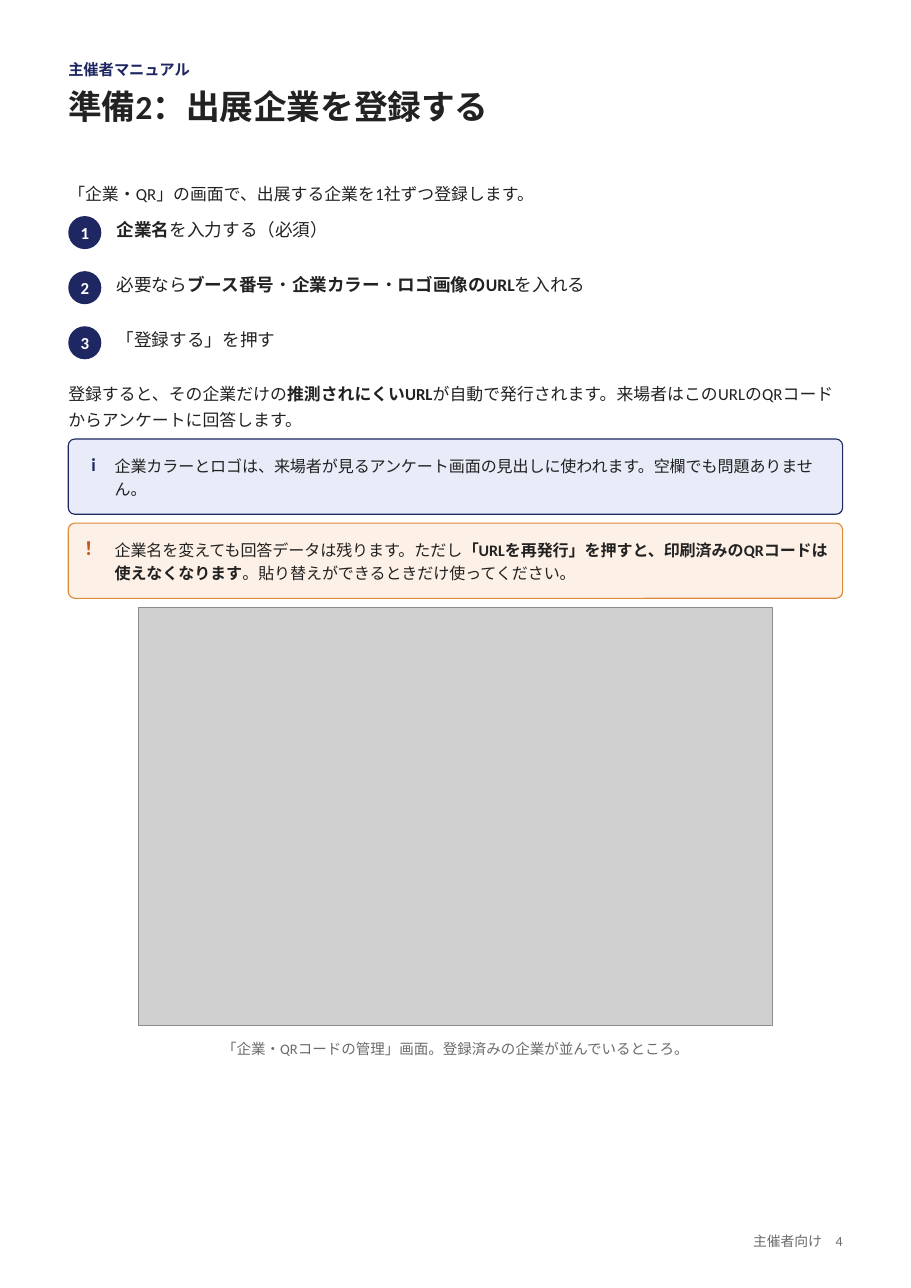
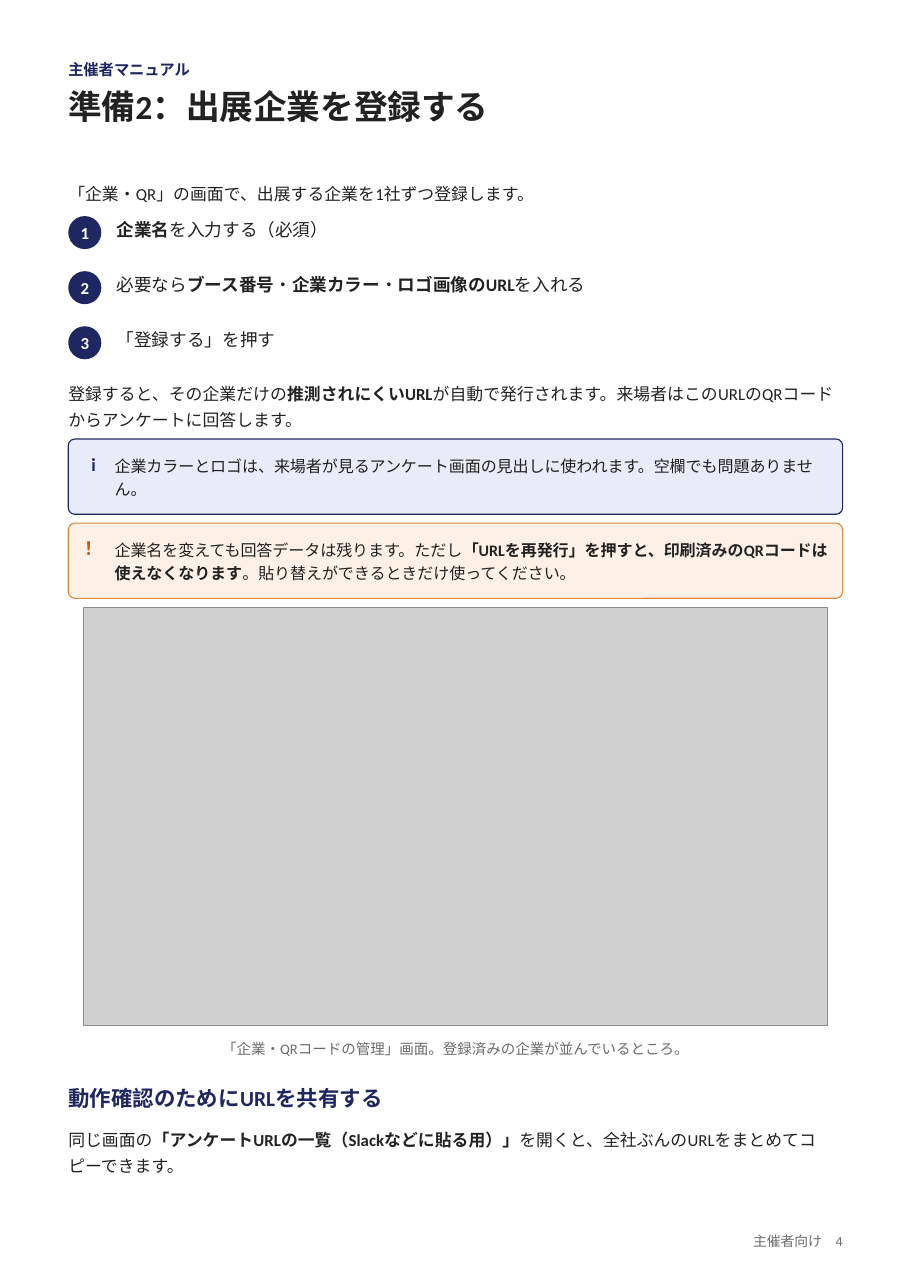
Before and after one commit to nisplus/enque, a slide deck: slide 4 of docs/manual-organizer.pptx. Drawn at 911x1288 pixels with LibreOffice and Linux fonts; fonts in the diff are those of the drawing; grey boxes stand for pictures. Boxes give left, top, right and bottom in pixels: in the first picture for what was removed or moved away, otherwise in the second. Text is boxed around its words. In the diff, an @@ line names an element or a change of style, - is before the commit and + after.

```diff
--- a/docs/manual-organizer.pptx
+++ b/docs/manual-organizer.pptx
@@ picture: place and size @@
-picture at (139,607,772,1026)
+picture at (84,607,827,1026)
@@ text added at (68,1088,382,1108), 14 pt, text #1E2761, bold @@
+動作確認のためにURLを共有する
@@ text added at (68,1131,816,1173), 11 pt, text #222222 @@
+同じ画面の「アンケートURLの一覧（Slackなどに貼る用）」を開くと、全社ぶんのURLをまとめてコピーできます。
```
Also in this commit, not shown: 24 other slides changed, 1 slide added, 8 other files.
